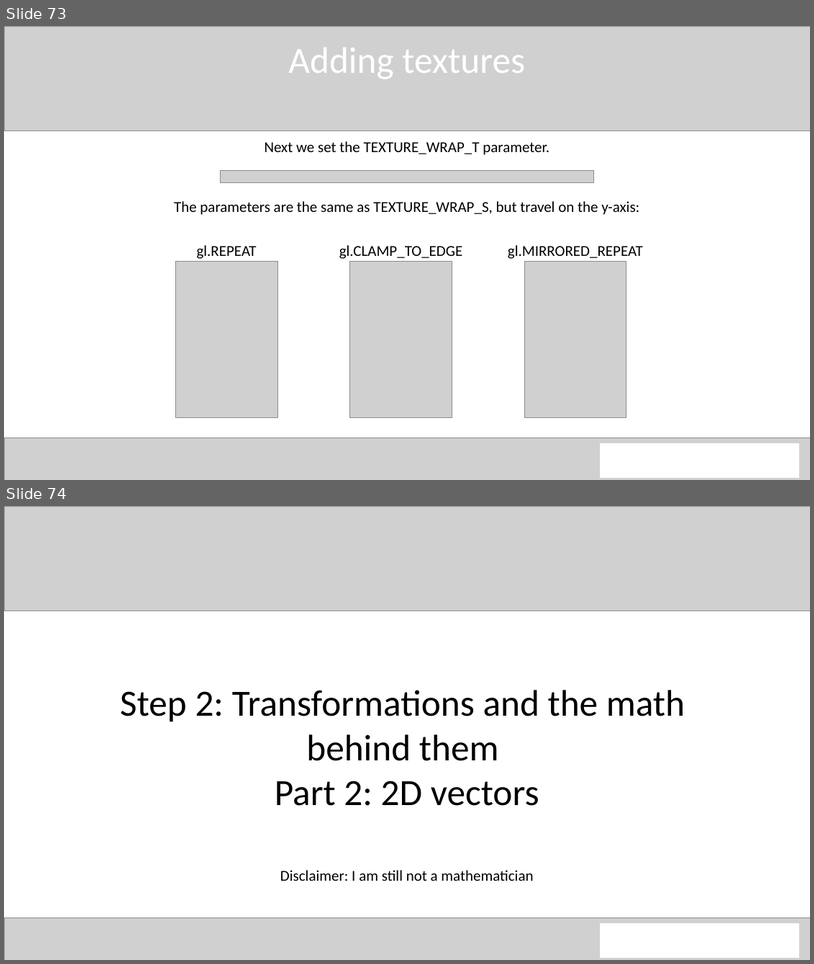
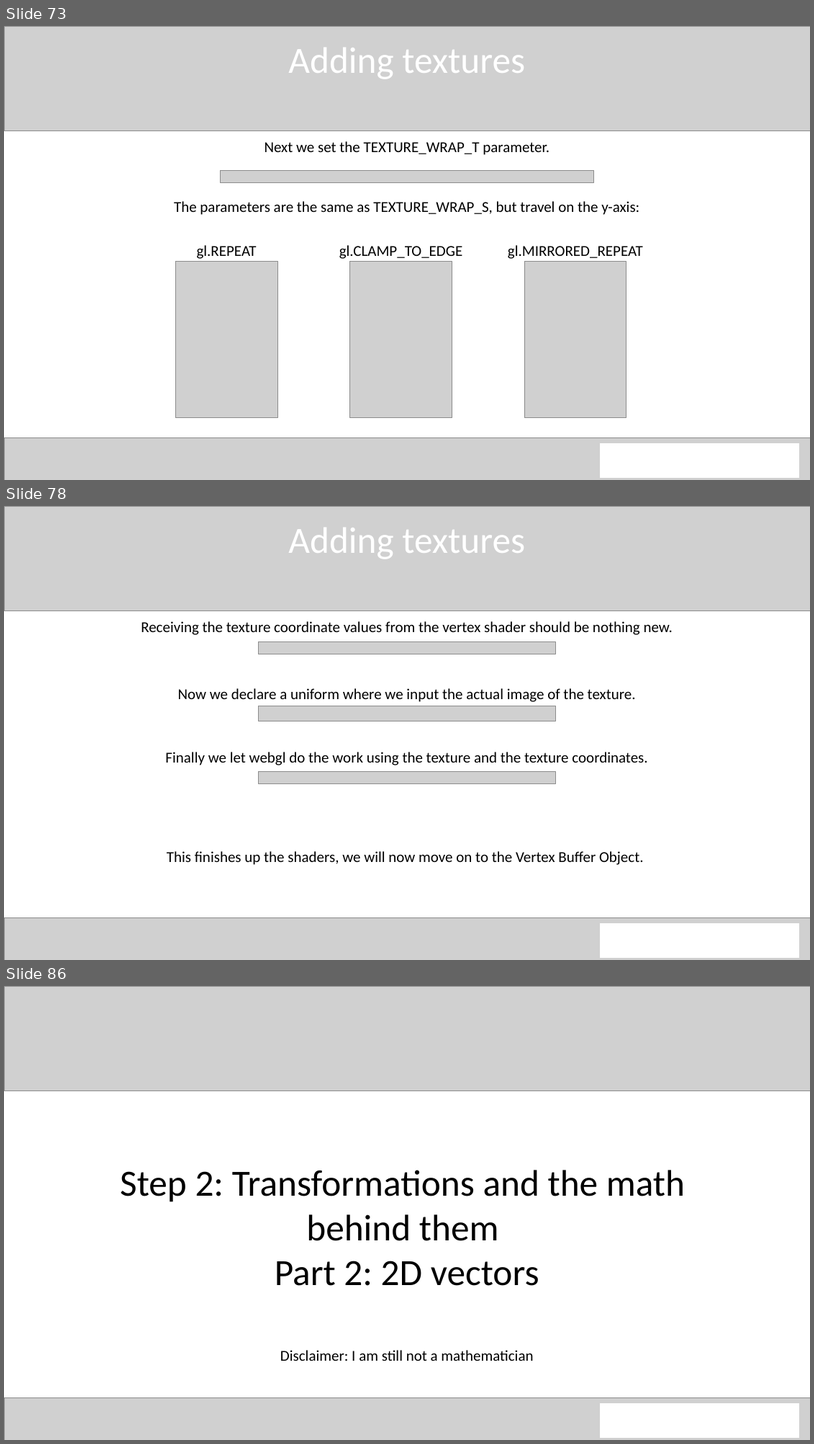
Before and after one commit to QuincyJacobs/WebGLTutorial, a slide deck: Presentation/Presentation WebGL.pptx. Shown one above the other, each under a label of ours: slides 73 and 74 before the commit, slides 73, 78 and 86 after it; the slides between them are not shown. The pictures are 814x964 and 814x1444 pixels, drawn with LibreOffice and Linux fonts; fonts in the diff are those of the drawing; grey boxes stand for pictures. Boxes give left, top, right and bottom in pixels: in the first picture for what was removed or moved away, otherwise in the second. Text is boxed around its words. In the diff, an @@ line names an element or a change of style, - is before the commit and + after.

Commit message:
Powerpoint update
Almost finished up the texture part. This accompanies Example 4

```diff
--- a/Presentation/Presentation WebGL.pptx
+++ b/Presentation/Presentation WebGL.pptx
@@ slide 78 added at (4, 506, 810, 960), background #FFFFFF @@
@@ picture added at (4, 506, 810, 611) @@
@@ text added at (288, 528, 525, 559), 44 pt, text #FFFFFF @@
+Adding textures
@@ text added at (141, 621, 673, 635), 18 pt, text #000000 @@
+Receiving the texture coordinate values from the vertex shader should be nothing new.
@@ picture added at (259, 641, 556, 654) @@
@@ text added at (178, 688, 636, 702), 18 pt, text #000000 @@
+Now we declare a uniform where we input the actual image of the texture.
@@ picture added at (259, 705, 556, 721) @@
@@ text added at (165, 752, 648, 765), 18 pt, text #000000 @@
+Finally we let webgl do the work using the texture and the texture coordinates.
@@ picture added at (259, 772, 556, 784) @@
@@ text added at (167, 851, 644, 865), 18 pt, text #000000 @@
+This finishes up the shaders, we will now move on to the Vertex Buffer Object.
@@ picture added at (4, 917, 810, 960) @@
@@ rectangle added at (600, 924, 800, 957), fill #FFFFFF, outline #FFFFFF 1 pt @@
@@ what was slide 74 is now slide 86 @@
```
Also in this commit, not shown: 11 other slides added.
